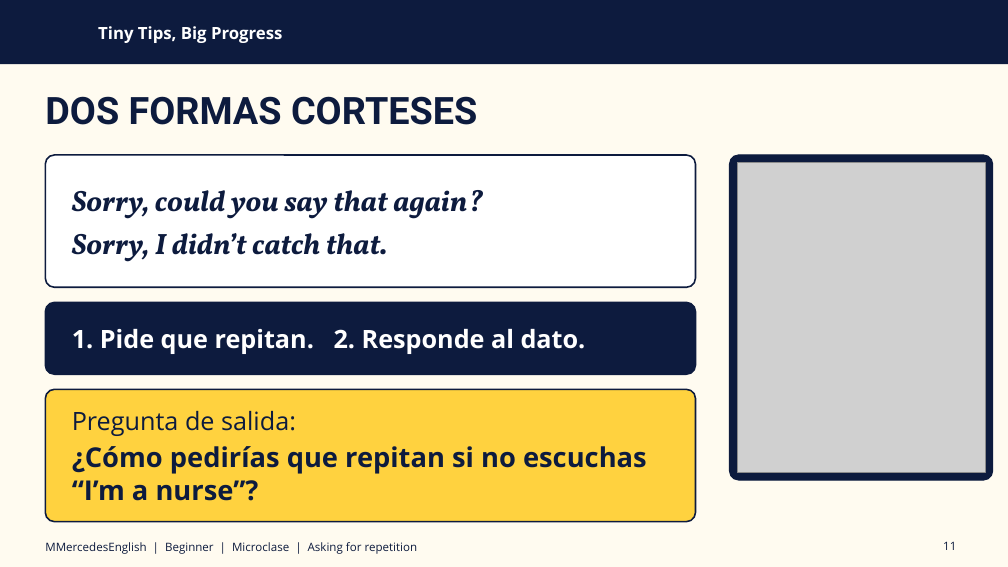
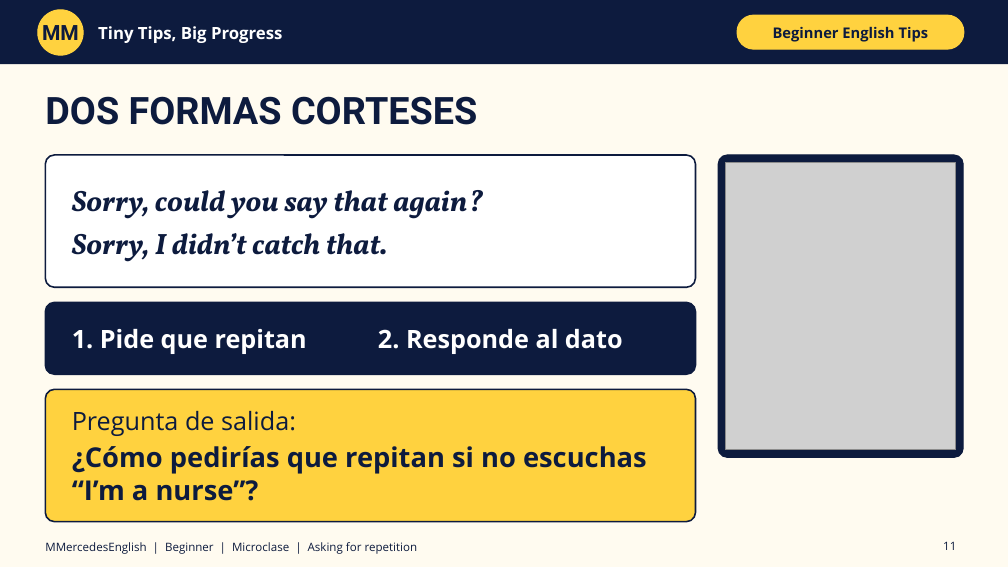
Before and after one commit to marraiz2024-lgtm/marraiz2024-lgtm.github.io, a slide deck: slide 11 of microclase-pedir-repetir.pptx. Drawn at 1008x567 pixels with LibreOffice and Linux fonts; fonts in the diff are those of the drawing; grey boxes stand for pictures. Boxes give left, top, right and bottom in pixels: in the first picture for what was removed or moved away, otherwise in the second. Text is boxed around its words. In the diff, an @@ line names an element or a change of style, - is before the commit and + after.

```diff
--- a/microclase-pedir-repetir.pptx
+++ b/microclase-pedir-repetir.pptx
@@ ellipse added at box(38, 10, 83, 55), fill #FFD23F, outline #FFD23F 1 pt @@
@@ text added at box(42, 25, 79, 40), 20 pt, text #0D1B3E, bold @@
+MM
@@ rounded rectangle added at box(737, 15, 964, 49), fill #FFD23F, outline #FFD23F 1 pt @@
@@ text added at box(773, 26, 929, 42), 14 pt, text #0D1B3E, bold @@
+Beginner English Tips
@@ rounded rectangle: place and size @@
-rounded rectangle at box(730, 155, 993, 480)
+rounded rectangle at box(718, 155, 963, 457)
@@ rounded rectangle at box(718, 155, 963, 457): proportions changed @@
@@ picture: place and size @@
-picture at box(737, 163, 985, 473)
+picture at box(726, 163, 956, 450)
@@ text at box(72, 329, 307, 354): text changed @@
-1. Pide que repitan. 2. Responde al dato.
+1. Pide que repitan
@@ text added at box(378, 329, 623, 354), 24 pt, text #FFFFFF, bold @@
+2. Responde al dato
```
Also in this commit, not shown: 10 other slides changed.
